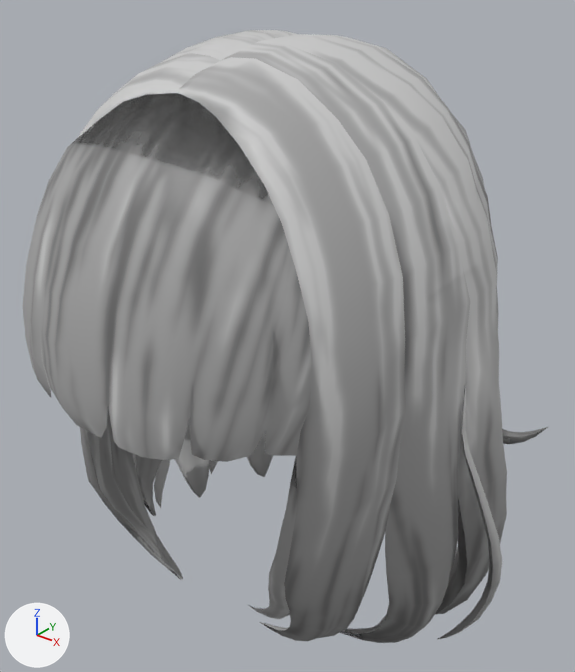
The glTF model public/models/hair_bob01.glb as it was, and as the next commit left it.
Before and after are seen from a 50 mm camera at (0.207, -0.256, 0.177) aimed at (0.006, -0.004, 0.02). Arrows for +X, +Y and +Z are at lower left; the lights stay in place. The older version comes first. Vertices at exactly the same position are counted once.

Objects in the first picture: 'hair_bob01'.
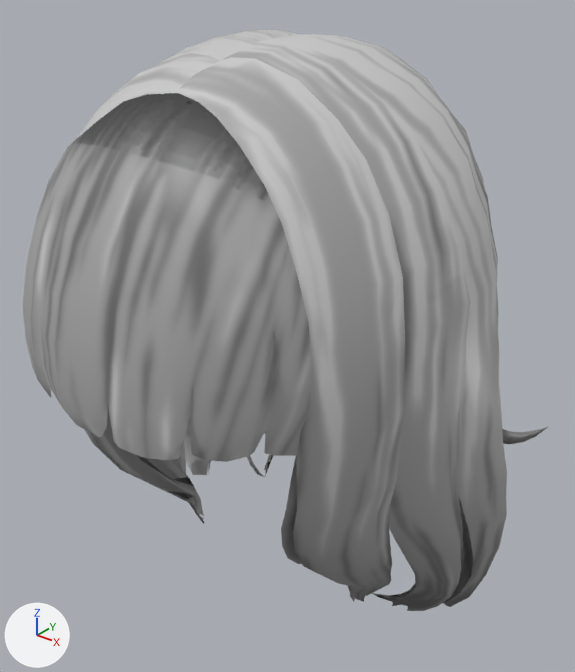
What differs and where, as boxes (x1, y1, x2, y2) in the pictures (575 x 672 px; the box of a moved part takes in the faces that stretch with it):
'hair_bob01', reshaped: before (22, 30, 548, 643); after (22, 30, 548, 611)
part 1 of me_hair_bob01, deleted: before (438, 389, 502, 639)
part 2 of me_hair_bob01, moved or reshaped: before (80, 408, 217, 579); after (84, 408, 209, 523)
part 3 of me_hair_bob01, moved or reshaped: before (247, 432, 506, 643); after (281, 476, 506, 611)
part 4 of me_hair_bob01, edited (looks the same): (22, 30, 548, 576) in both

The change in detail:
Material 'hair_bob01_mat' (mat_hair_bob01_mat_1) is new.
Uses the picture img_hair_bob01_tex.
me_hair_bob01 is used by ob_hair_bob01; location (0.0, 0.0, 0.0).
me_hair_bob01 had 5451 vertices, 11806 faces and spanned x -0.116..0.115, y -0.117..0.097, z -0.114..0.148.
me_hair_bob01 now has 5125 vertices, 10601 faces and spans x -0.116..0.107, y -0.117..0.097, z -0.108..0.148.
me_hair_bob01 part 1: the loose piece of 126 vertices spanning x 0.094..0.115, y -0.009..0.008, z -0.102..0.026 is deleted.
me_hair_bob01 part 2: 504 vertices moved from x -0.116..-0.021, y -0.071..0.016, z -0.103..-0.026 to x -0.116..-0.041, y -0.066..0.018, z -0.103..-0.026; 209 vertices removed from x -0.093..0.018, y -0.061..0.07, z -0.112..-0.027; 104 vertices added at x -0.093..-0.041, y -0.048..0.02, z -0.107..-0.027.
me_hair_bob01 part 3: 341 vertices moved from x 0.03..0.104, y -0.072..0.018, z -0.106..-0.027 to x 0.049..0.104, y -0.065..0.019, z -0.104..-0.027; 223 vertices removed from x 0.014..0.089, y -0.073..0.021, z -0.114..0.017; 128 vertices added at x 0.041..0.089, y -0.068..0.019, z -0.108..-0.03.
me_hair_bob01 part 4: 9917 faces spanning x -0.116..0.107, y -0.117..0.097, z -0.108..0.148 switch from mat_hair_bob01_mat (picture img_hair_bob01_tex) to mat_hair_bob01_mat_1.
